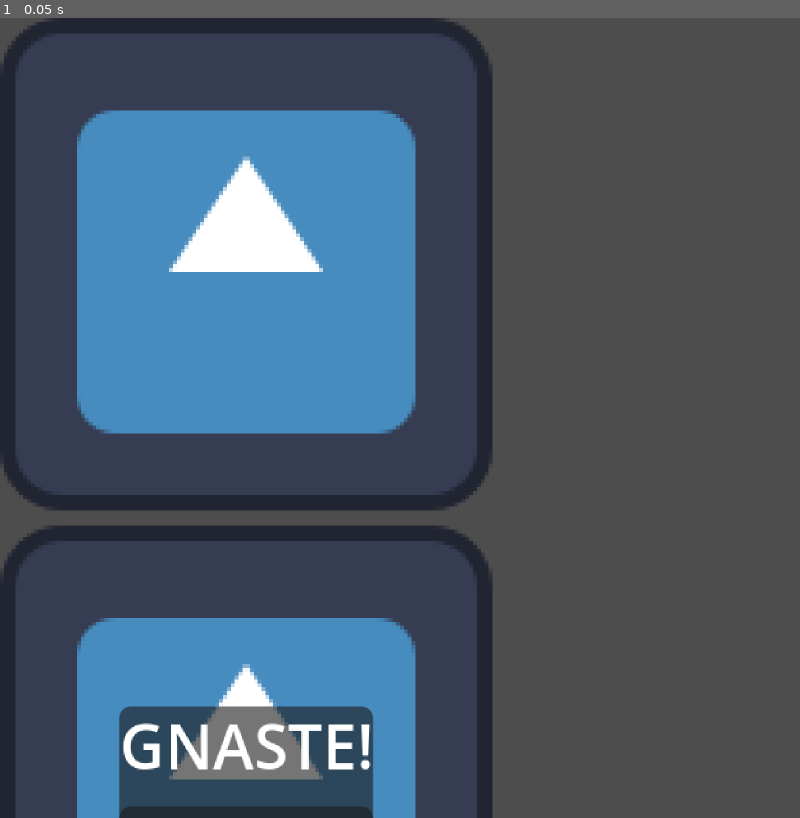
Above: before the commit, frame 1.
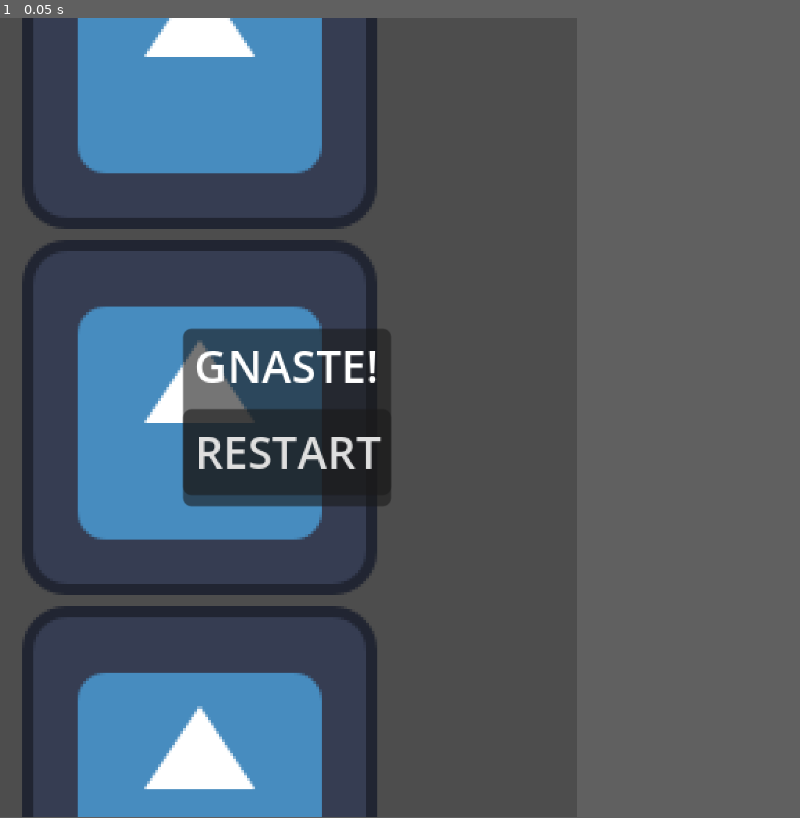
Above: after the commit, the same moment.

Repository: dest3/proyecto-final-diplomatura-godot
Game: Godot game, scene res://src/escenas/main.tscn
Two runs of this game, one before a commit and one after it. Both use one fixed random seed, a clock stepped at 60 frames per second and the inputs below. The engine's default icon, where the game draws it, is replaced by a stand-in: a white triangle on a blue panel in a dark square.
Inputs:
- Up to frame 1 (0.05 s): no input
In our replay, the window is 800x800 before the commit and 577x799 after it. These sizes can differ from the game's own. Grey fills any space a smaller window leaves; there, only what the larger window draws over its background counts as a difference.

The runs differ from the first frame. In frame 1, 36% of the frame differs, in the area x 0-62%, y 0-100%.

Commit message:
proyect config

Diff:
--- a/project.godot
+++ b/project.godot
@@ -18,7 +18,7 @@
 [display]
 
 window/size/viewport_width=208
-window/size/viewport_height=208
+window/size/viewport_height=288
 window/stretch/mode="canvas_items"
 
 [input]
--- a/src/escenas/hud.tscn
+++ b/src/escenas/hud.tscn
@@ -6,31 +6,46 @@
 script = ExtResource("1_t1gyd")
 
 [node name="MarginContainer" type="MarginContainer" parent="."]
-offset_right = 40.0
-offset_bottom = 40.0
+anchors_preset = 15
+anchor_right = 1.0
+anchor_bottom = 1.0
+grow_horizontal = 2
+grow_vertical = 2
+theme_override_constants/margin_left = 8
+theme_override_constants/margin_top = 8
+theme_override_constants/margin_right = 8
+theme_override_constants/margin_bottom = 8
 
 [node name="HBoxContainer" type="HBoxContainer" parent="MarginContainer"]
 layout_mode = 2
+size_flags_vertical = 8
 
 [node name="vidas" type="VBoxContainer" parent="MarginContainer/HBoxContainer"]
 unique_name_in_owner = true
 layout_mode = 2
+size_flags_horizontal = 0
+size_flags_vertical = 4
 
 [node name="CenterContainer" type="CenterContainer" parent="MarginContainer"]
 visible = false
 layout_mode = 2
 
 [node name="PanelContainer" type="PanelContainer" parent="MarginContainer/CenterContainer"]
+custom_minimum_size = Vector2(64, 64)
 layout_mode = 2
 
 [node name="VBoxContainer" type="VBoxContainer" parent="MarginContainer/CenterContainer/PanelContainer"]
 layout_mode = 2
+alignment = 1
 
 [node name="resultado" type="Label" parent="MarginContainer/CenterContainer/PanelContainer/VBoxContainer"]
 unique_name_in_owner = true
 layout_mode = 2
+text = "saddasf"
+horizontal_alignment = 1
 
 [node name="Button" type="Button" parent="MarginContainer/CenterContainer/PanelContainer/VBoxContainer"]
 layout_mode = 2
+text = "RESTART"
 
 [connection signal="pressed" from="MarginContainer/CenterContainer/PanelContainer/VBoxContainer/Button" to="." method="_on_button_pressed"]
